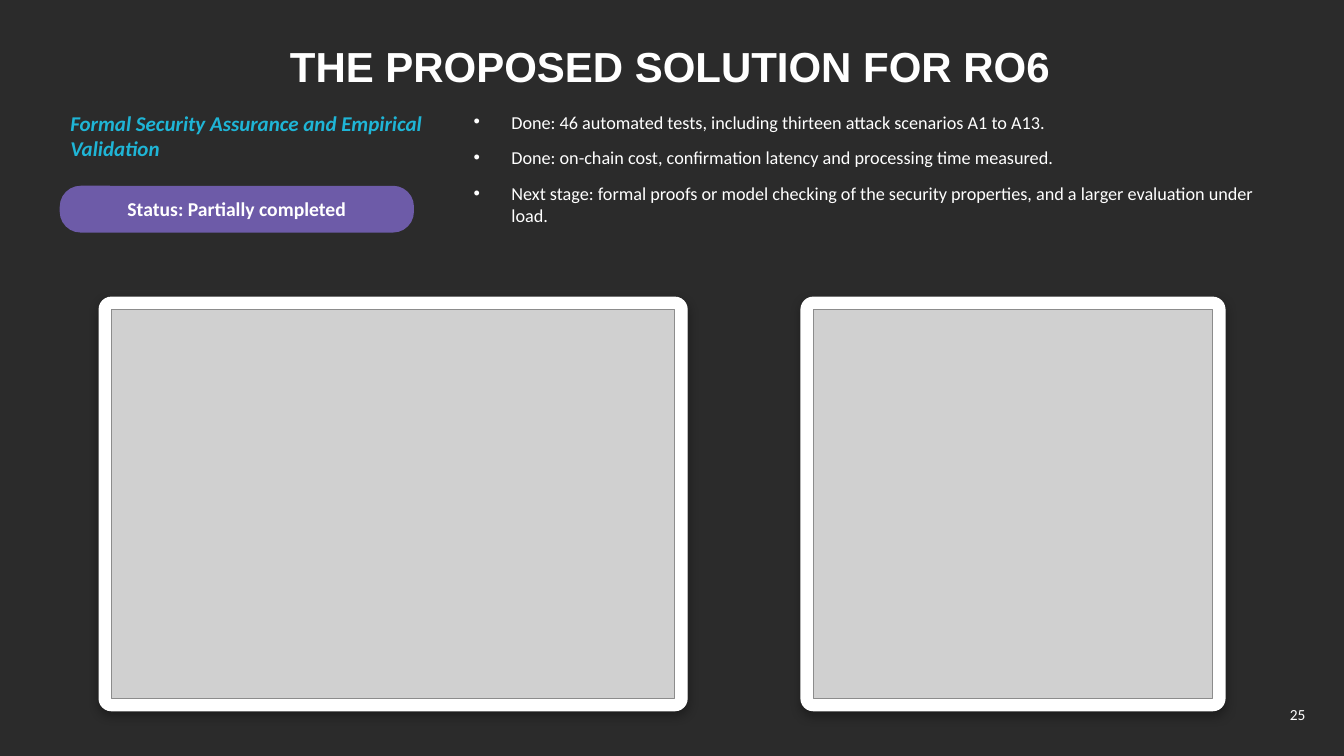
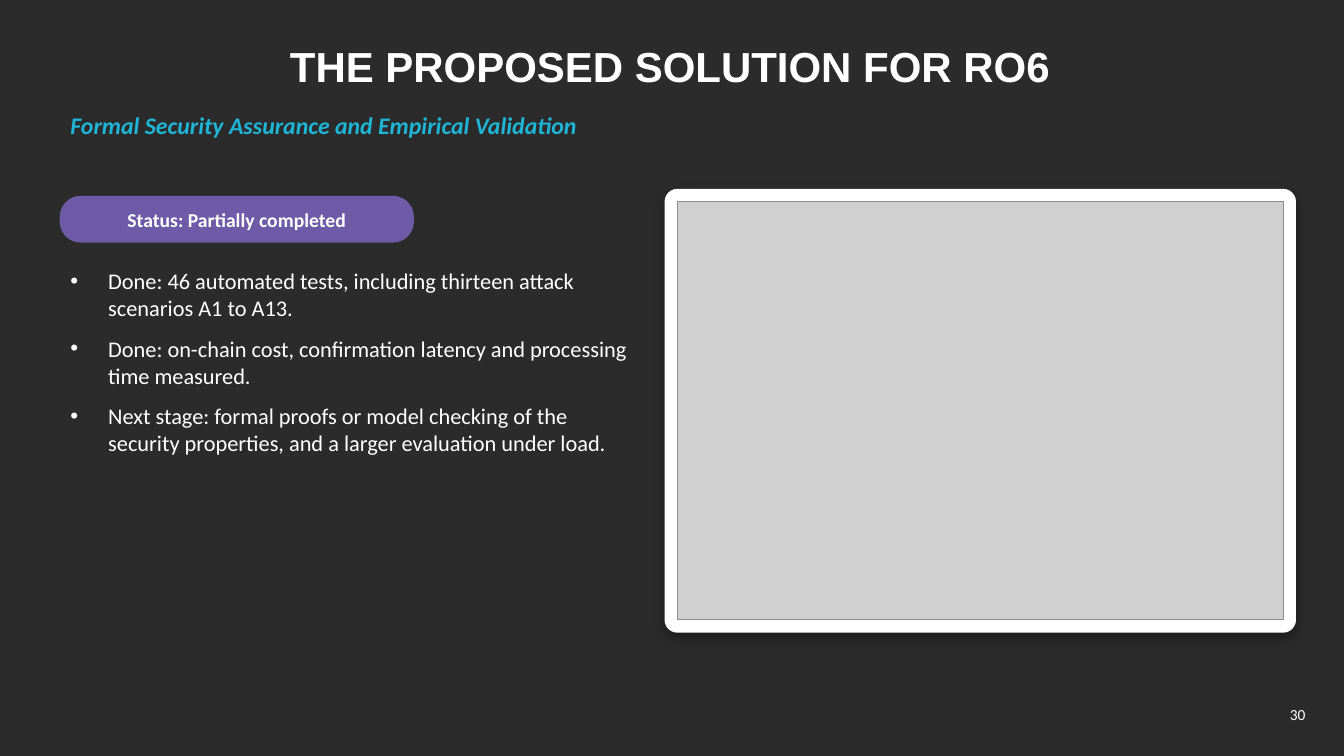
Before and after one commit to yasir12345678900/HealthRWA-Sepolia-Personal-try, a slide deck: slide 30 of docs/Yasir_CA2_Reassessment_Slides.pptx (slide 25 before the commit). Drawn at 1344x756 pixels with LibreOffice and Linux fonts; fonts in the diff are those of the drawing; grey boxes stand for pictures; background and template pictures are left out; a plain dark background stands for a picture behind light text. Boxes give left, top, right and bottom in pixels: in the first picture for what was removed or moved away, otherwise in the second. Text is boxed around its words. In the diff, an @@ line names an element or a change of style, - is before the commit and + after.

```diff
--- a/docs/Yasir_CA2_Reassessment_Slides.pptx
+++ b/docs/Yasir_CA2_Reassessment_Slides.pptx
@@ text "Formal Security Assurance and Empirical ..." at (70, 117, 576, 138): size 15 to 17 pt @@
@@ text "Status: Partially completed": place and size @@
-text "Status: Partially completed" at (127, 202, 346, 219)
+text "Status: Partially completed" at (127, 213, 346, 230)
@@ rounded rectangle: place and size @@
-rounded rectangle at (60, 187, 413, 232)
+rounded rectangle at (60, 197, 413, 242)
@@ rounded rectangle: place and size @@
-rounded rectangle at (99, 297, 687, 711)
+rounded rectangle at (665, 190, 1296, 632)
@@ rounded rectangle at (665, 190, 1296, 632): proportions changed @@
@@ picture: place and size @@
-picture at (111, 310, 675, 699)
+picture at (678, 202, 1284, 620)
@@ text "Done: 46 automated tests, including ...": place and size @@
-text "Done: 46 automated tests, including ..." at (511, 116, 1253, 222)
+text "Done: 46 automated tests, including ..." at (108, 273, 626, 455)
@@ text "Done: 46 automated tests, including ..." at (108, 273, 626, 455): size 13 to 16 pt @@
@@ rounded rectangle removed at (802, 297, 1225, 711) @@
@@ picture removed at (814, 310, 1213, 699) @@
@@ page number at (1290, 710, 1306, 720): text changed @@
-25
+30
```
Also in this commit, not shown: 6 other slides changed, 6 slides added, 3 other files.
